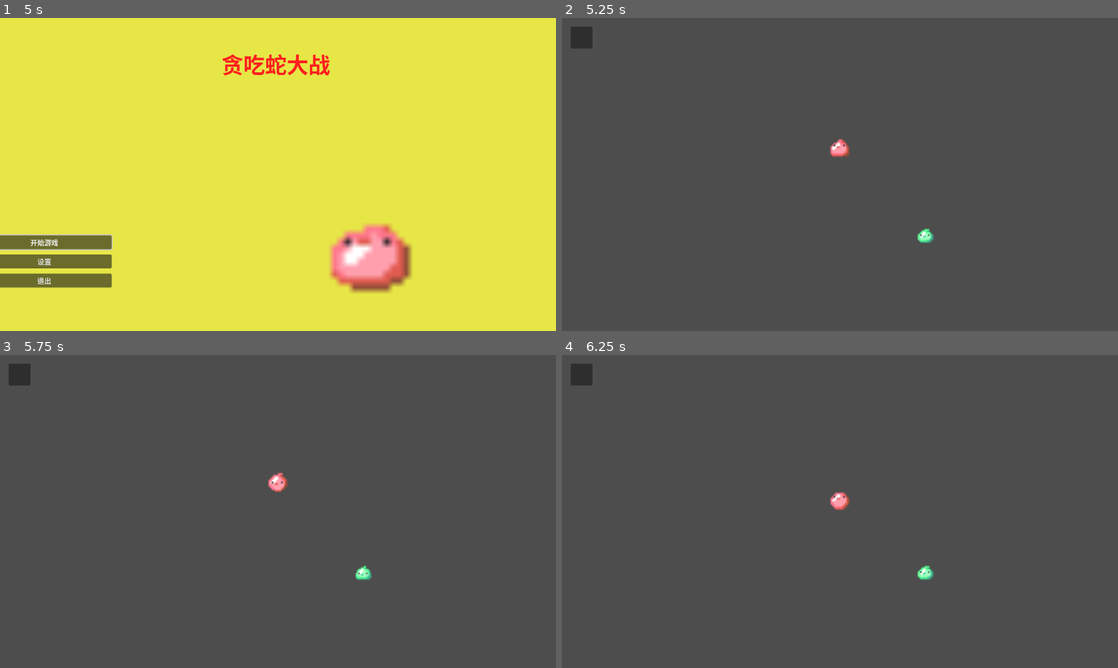
Above: before the commit, frames 1-4 (two rows, left to right).
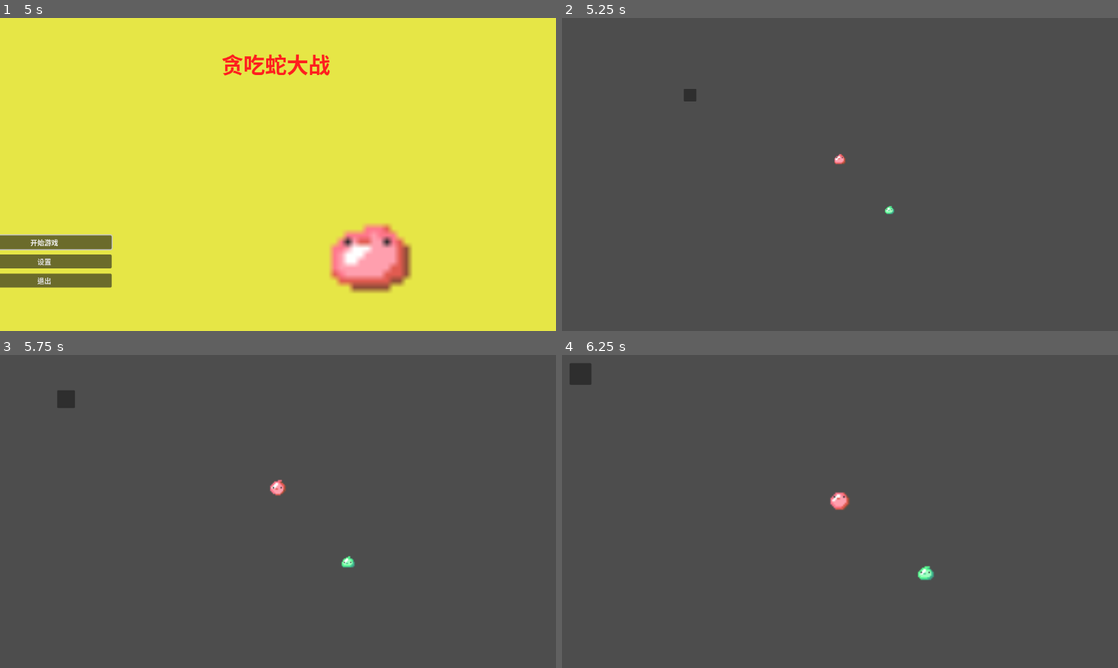
Above: after the commit, the same moments.

Repository: ShenYh98/greedy-snake
Game: Godot game, scene res://StartScreen/StartScreen.tscn
The game is run twice, just before and just after one commit, with the same random seed, the same clock (stepped at 60 frames per second) and the same inputs.
Inputs:
- Up to frame 1 (5 s): tap Enter at 0.5 s; hold Right (right) 0.53-1.28 s; hold Down (down) 1.28-2.03 s; hold Right (right) 2.03-2.78 s; hold Up (up) 2.78-3.53 s; hold Left (left) from 3.53 s (still down)
- Up to frame 2 (5.25 s): release Left (left) at 5 s; click "开始游戏" at 5 s
- Up to frame 3 (5.75 s): no input
- Up to frame 4 (6.25 s): hold Down (down) from 5.78 s (still down)

Frame 1 is identical in both runs. In frame 2, 0.7% of the frame differs, in the area x 1-67%, y 2-72%; in frame 3, 0.8%; in frame 4, less than 0.1%.

Commit message:
新增 新增相机聚焦特效

Diff:
--- a/MainGame/MainGame.tscn
+++ b/MainGame/MainGame.tscn
@@ -15,6 +15,9 @@
 pauseQuitButton = NodePath("GamePausePanel/HBoxContainer/PauseQuitButton")
 pauseRestartButton = NodePath("GamePausePanel/HBoxContainer/PauseRestartButton")
 returnButton = NodePath("GamePausePanel/ReturnButton")
+
+[node name="MainGameCamera2D" type="Camera2D" parent="."]
+position = Vector2(640, 360)
 
 [node name="playArea" type="Area2D" parent="."]
 
--- a/MainGame/main_game.gd
+++ b/MainGame/main_game.gd
@@ -4,6 +4,7 @@
 @onready var gameOverPanel = $GameOverPanel
 @onready var gamePausePanel = $GamePausePanel
 @onready var snakeFood = $Food
+@onready var mainGameCamera2D = $MainGameCamera2D
 
 @export var quitButton = Button
 @export var restartButton = Button
@@ -98,6 +99,8 @@
 	# 游戏区域碰撞信号
 	snakeCtrl.snake.snakeBody.collision_ended.connect(_on_collision_ended)
 
+	mainGameCamera2D.zoom = Vector2(0.5, 0.5)
+
 	if quitButton:
 		# 先断开可能存在的旧连接，避免重复
 		if quitButton.pressed.is_connected(_on_quit_button_pressed):
@@ -132,4 +135,6 @@
 
 
 func _process(_delta: float) -> void:
-	pass
+	# 增加一个视觉缩放效果
+	if mainGameCamera2D.zoom < Vector2(1, 1):
+		mainGameCamera2D.zoom += Vector2(0.008, 0.008)
